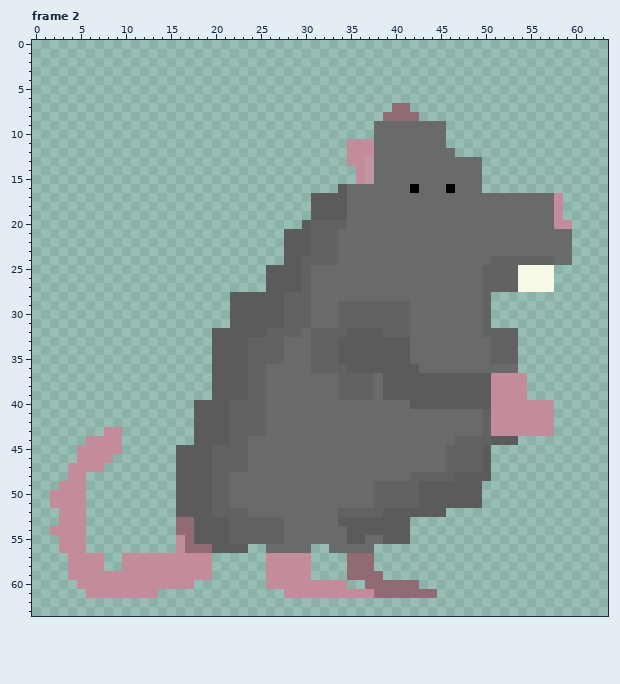
Pixel-art file -- Assets/Textures/krysy/lvl4/krysa_stojici/krysa_stojici.aseprite. Above, as it was before the edit.
64x64 pixels, 2 frames. Shown: frame 2. The commit also changed other frames, which this record leaves out.
New version:
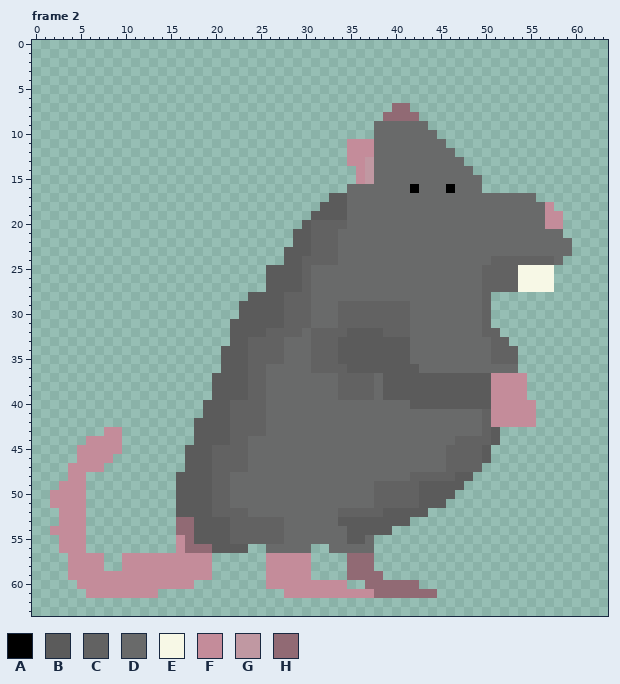
Palette (. is transparent): A #000000  B #5b5b5b  C #626262  D #696a6a  E #f7f8e6  F #c48c9a  G #c098a2  H #916a74
Change:
Frame 2:
Colour B replaces colour F in row 43 at x 51.
Colour F replaces colour D in rows 18 to 20 at x 57.
The author cleared colour B in row 16 at x 34; in row 17 at x 31 to 32; in row 18 at x 31; in rows 21 to 22 at x 28; in row 28 at x 22 to 23; in rows 29 to 30 at x 22.
The author cleared colour B in rows 32 to 33 at x 20 to 21; in rows 34 to 36 at x 20; in rows 40 to 41 at x 18; in row 44 at x 52 to 53; in rows 45 to 46 at x 16; in row 47 at x 16 and 50.
The author cleared colour B in row 48 at x 49 to 50; in row 49 at x 48 to 49; in row 50 at x 47 to 49; in row 51 at x 46 to 49; in row 52 at x 44 to 45; in row 54 at x 40 to 41.
The author cleared colour B in row 55 at x 39 to 41.
The author cleared colour C in row 32 at x 52 to 53; in row 33 at x 53.
The author cleared colour D in row 9 at x 44 to 45; in row 10 at x 45; in row 13 at x 48 to 49; in row 14 at x 49; in row 17 at x 56 to 57; in row 21 at x 59.
The author cleared colour D in row 24 at x 59; in row 55 at x 38.
The author cleared colour F in rows 17 to 18 at x 58; in row 20 at x 59; in rows 40 to 42 at x 56 to 57; in row 43 at x 52 to 57.
